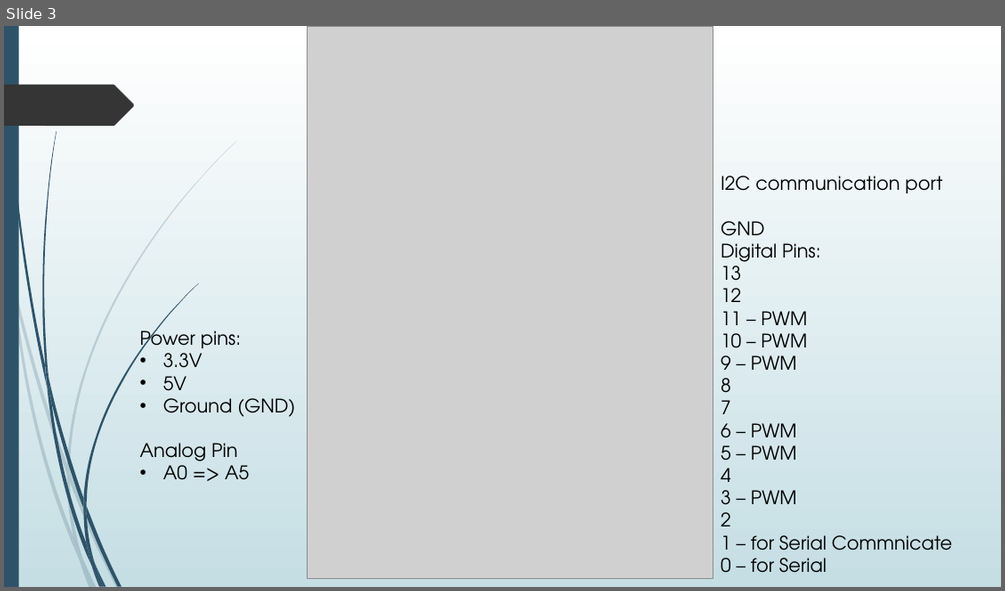
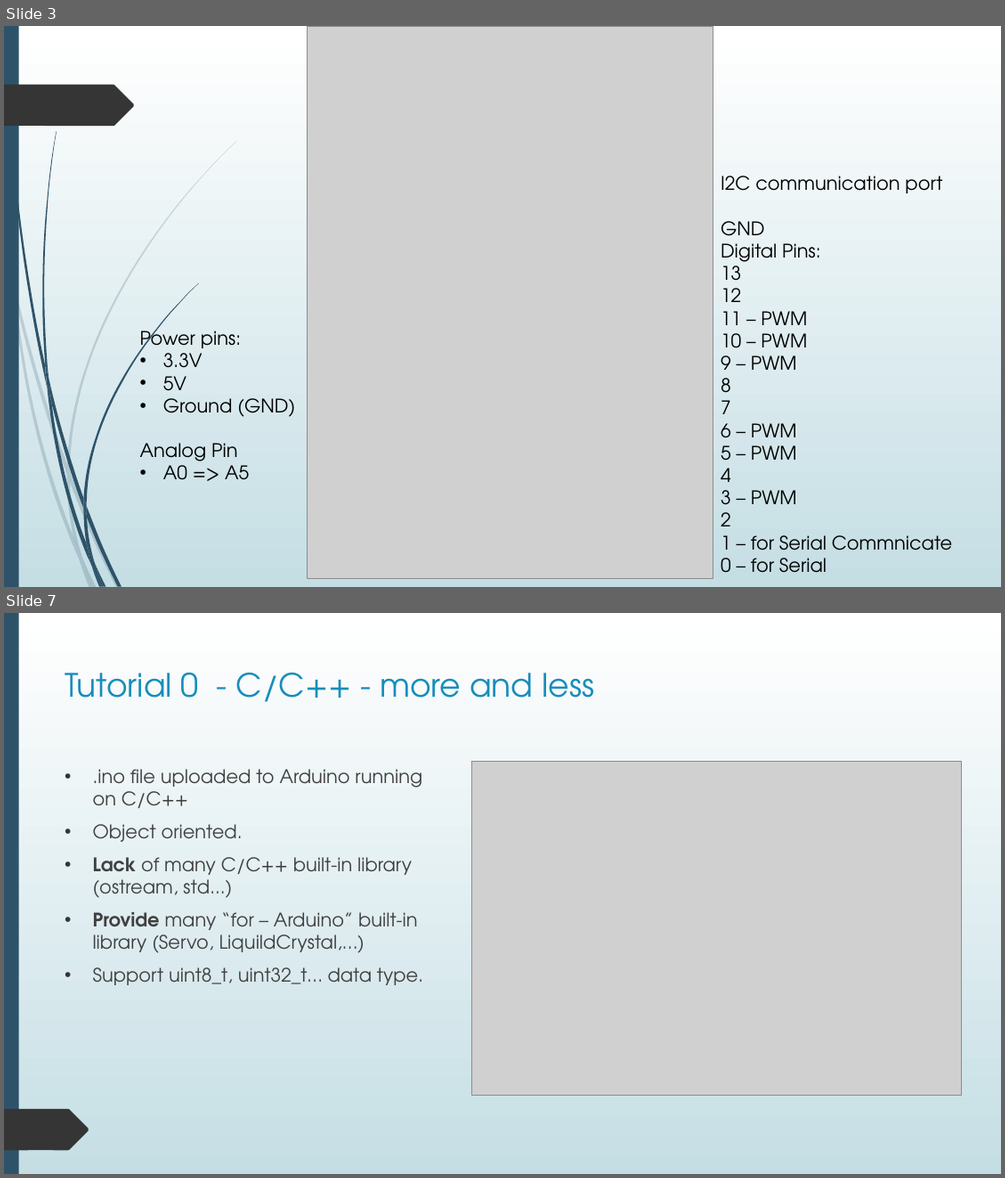
Before and after one commit to nxphi47/arduinoWSntuoss, a slide deck: Arduino_workshop.pptx. Shown one above the other, each under a label of ours: slide 3 before the commit, slides 3 and 7 after it; the slides between them are not shown. The pictures are 1005x591 and 1005x1178 pixels, drawn with LibreOffice and Linux fonts; fonts in the diff are those of the drawing; grey boxes stand for pictures. Boxes give left, top, right and bottom in pixels: in the first picture for what was removed or moved away, otherwise in the second. Text is boxed around its words. In the diff, an @@ line names an element or a change of style, - is before the commit and + after.

```diff
--- a/Arduino_workshop.pptx
+++ b/Arduino_workshop.pptx
@@ slide 7 added at [4,613,1001,1174], background gradient #FFFFFF to #C5DEE5; not listed: 23 template elements that a slide beside it also shows @@
@@ rectangle added at [4,613,1001,1174], fill gradient #FFFFFF to #C5DEE5 @@
@@ rectangle added at [4,613,19,1174], fill #2E5369 @@
@@ title added at [65,672,595,702], 31 pt, text #178DBB @@
+Tutorial 0 - C/C++ - more and less
@@ text added at [93,769,423,985], 18 pt, text #404040 @@
+• .ino file uploaded to Arduino running on C/C++
+• Object oriented.
+• Lack of many C/C++ built-in library (ostream, std...)
+• Provide many “for – Arduino” built-in library (Servo, LiquildCrystal,…)
+• Support uint8_t, uint32_t… data type.
@@ picture added at [471,761,961,1095] @@
@@ freeform shape added at [4,1109,89,1150], fill #353535 @@
```
Also in this commit, not shown: 1 slide changed, 11 other slides added, 3 other files.
